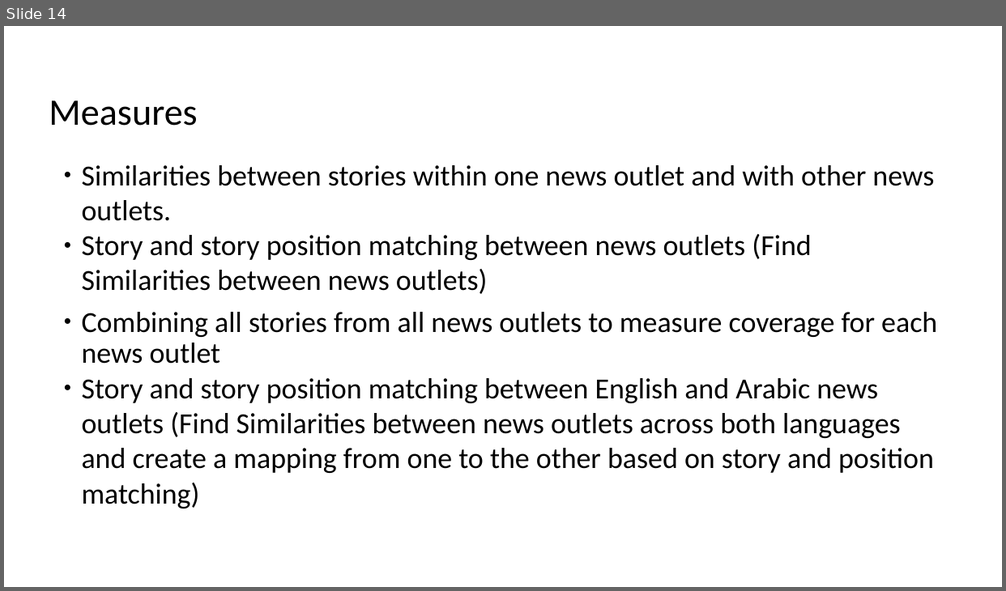
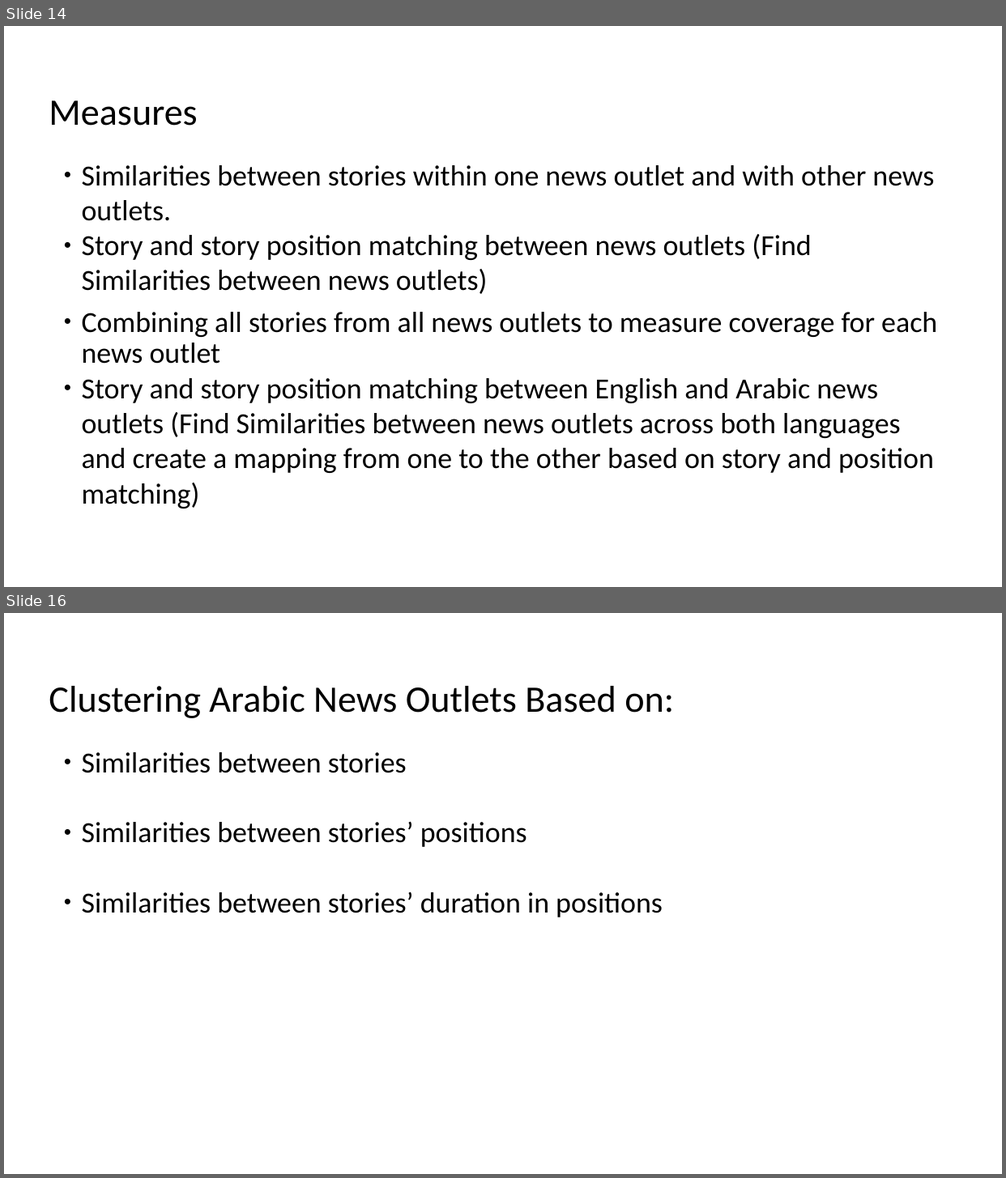
Before and after one commit to HussamHallak/PhD-Dissertation-Files, a slide deck: Proposed-Research-Questions/Measuring Bias of News Outlets.odp. Shown one above the other, each under a label of ours: slide 14 before the commit, slides 14 and 16 after it; the slides between them are not shown. The pictures are 1006x591 and 1006x1178 pixels, drawn with LibreOffice and Linux fonts; fonts in the diff are those of the drawing. Boxes give left, top, right and bottom in pixels: in the first picture for what was removed or moved away, otherwise in the second. Text is boxed around its words. In the diff, an @@ line names an element or a change of style, - is before the commit and + after.

```diff
--- a/Proposed-Research-Questions/Measuring Bias of News Outlets.odp
+++ b/Proposed-Research-Questions/Measuring Bias of News Outlets.odp
@@ slide 16 added at bbox=[4, 613, 1002, 1174], background #FFFFFF @@
@@ title added at bbox=[49, 686, 674, 718], 36 pt, text #000000 @@
+Clustering Arabic News Outlets Based on:
@@ text added at bbox=[82, 752, 663, 918], 28 pt, text #000000 @@
+● Similarities between stories
+● Similarities between stories’ positions
+● Similarities between stories’ duration in positions
```
Also in this commit, not shown: 1 slide changed, 3 other slides added, 1 other file.
